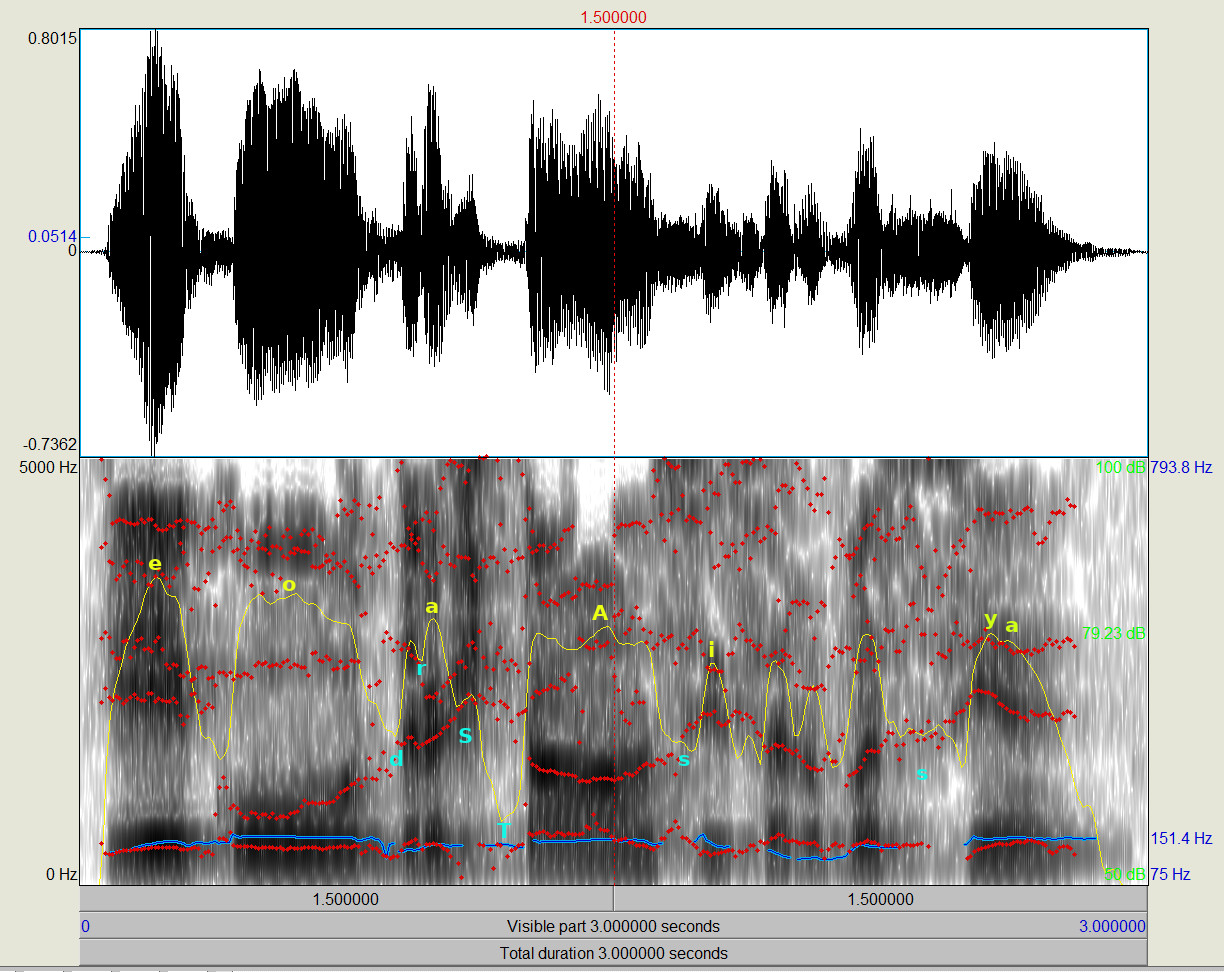
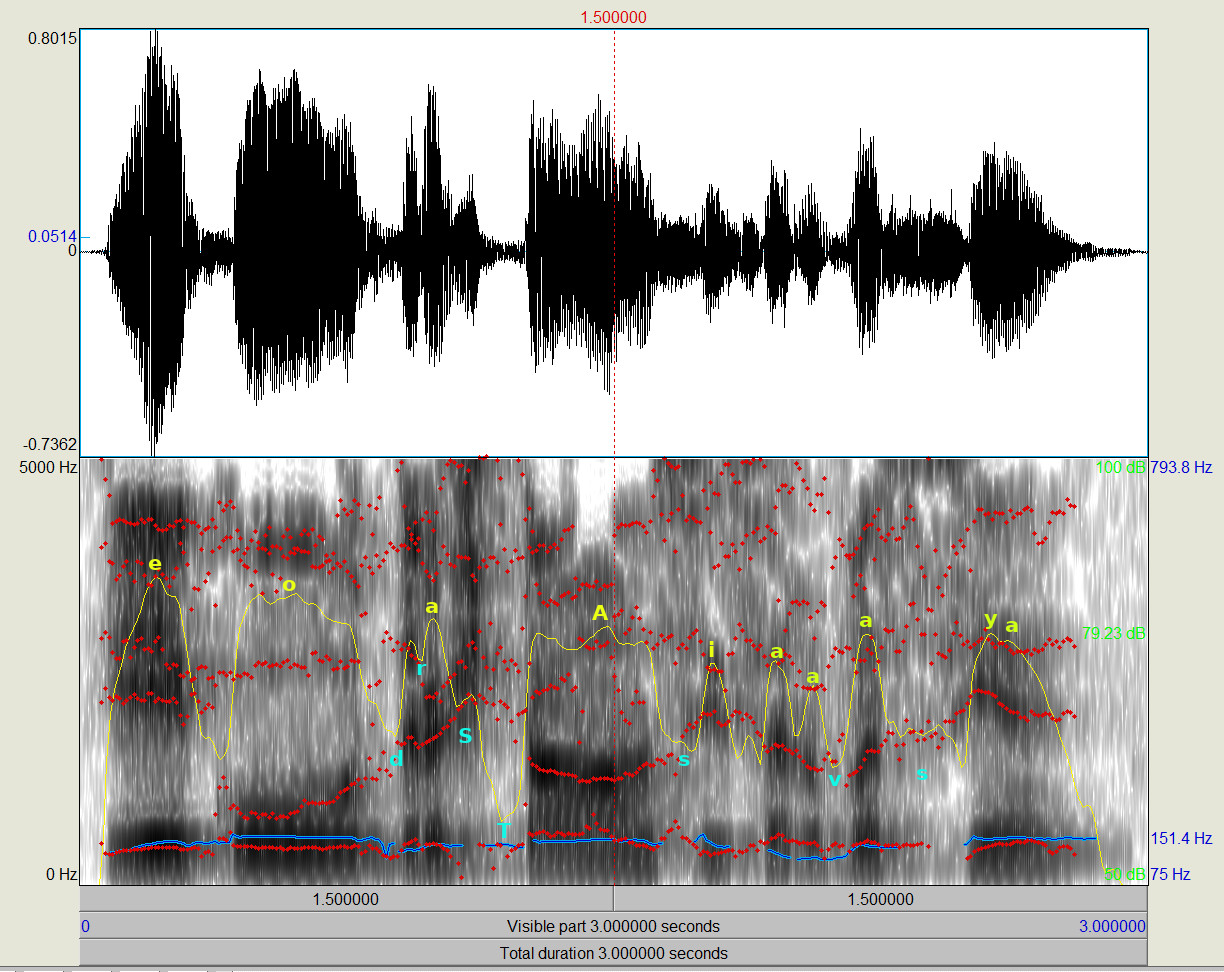
Two versions of the same layered image (1224x972). Layer-by-layer changes:
added layer "v" above "a #3" over (828, 775, 842, 786)
added layer "a #3" above "a #2" over (859, 616, 872, 627)
added layer "a #2" above "a #1" over (806, 672, 819, 683)
added layer "a #1" above "i" over (770, 647, 783, 658)
